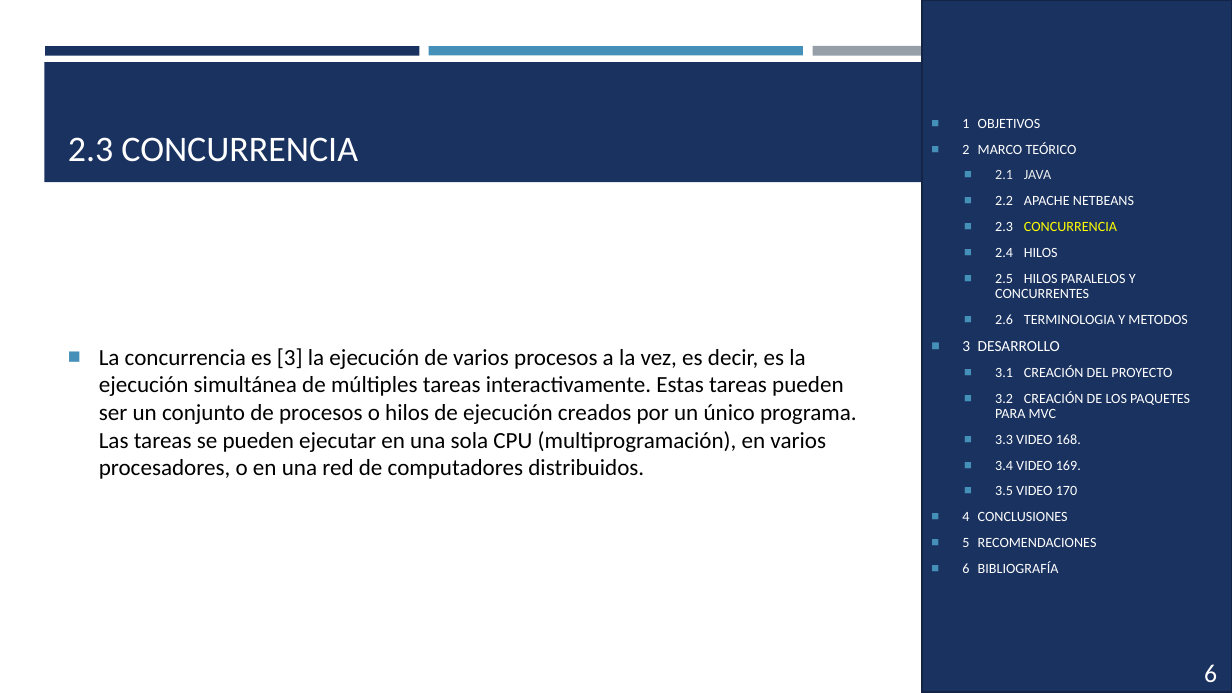
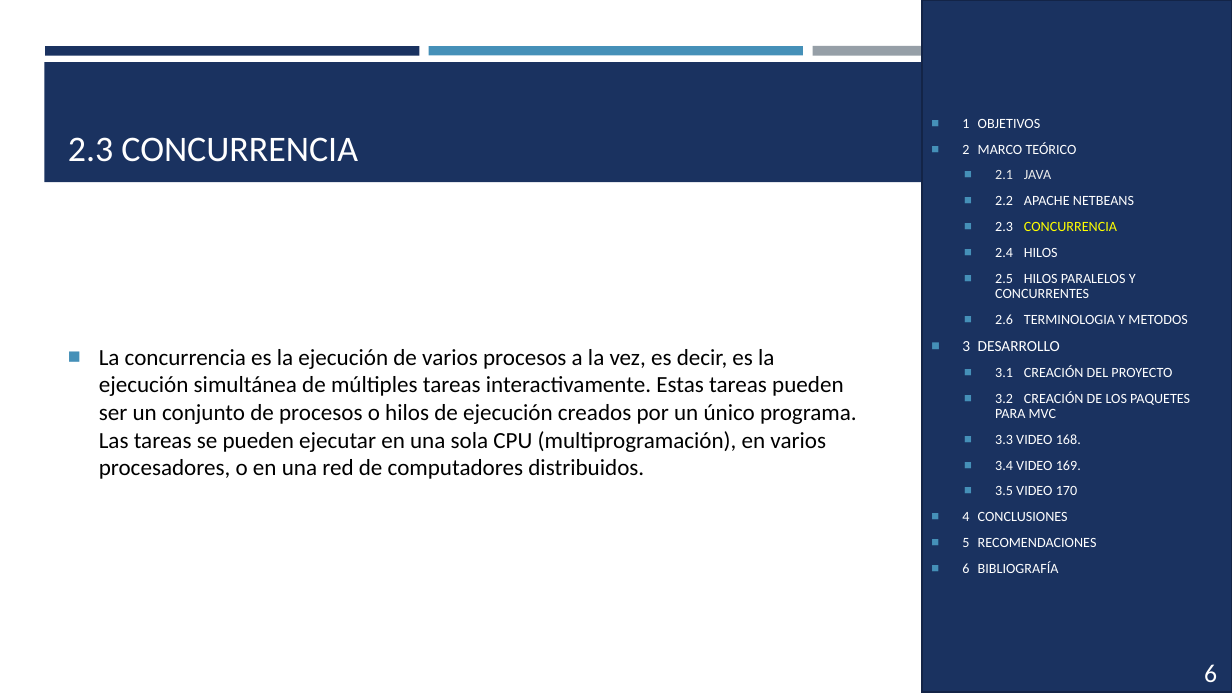
Before and after one commit to andrespallango/Aplicaciones_Distribuidas_Java_DotNET, a slide deck: slide 6 of HilosJava_Grupo2/DOCUMENTACION/HilosJava_168_169_170_Grupo2.pptx. Drawn at 1232x693 pixels with LibreOffice and Linux fonts; fonts in the diff are those of the drawing. Boxes give left, top, right and bottom in pixels: in the first picture for what was removed or moved away, otherwise in the second. Text is boxed around its words. In the diff, an @@ line names an element or a change of style, - is before the commit and + after.

```diff
--- a/HilosJava_Grupo2/DOCUMENTACION/HilosJava_168_169_170_Grupo2.pptx
+++ b/HilosJava_Grupo2/DOCUMENTACION/HilosJava_168_169_170_Grupo2.pptx
@@ text at (x1=99, y1=349, x2=857, y2=479): text changed @@
-■ La concurrencia es [3] la ejecución de varios procesos a la vez, es decir, es la ejecución simultánea de múltiples tareas interactivamente. Estas tareas pueden ser un conjunto de procesos o hilos de ejecución creados por un único programa. Las tareas se pueden ejecutar en una sola CPU (multiprogramación), en varios procesadores, o en una red de computadores distribuidos.
+■ La concurrencia es la ejecución de varios procesos a la vez, es decir, es la ejecución simultánea de múltiples tareas interactivamente. Estas tareas pueden ser un conjunto de procesos o hilos de ejecución creados por un único programa. Las tareas se pueden ejecutar en una sola CPU (multiprogramación), en varios procesadores, o en una red de computadores distribuidos.
```
Also in this commit, not shown: 17 other slides changed, 1 other file.
